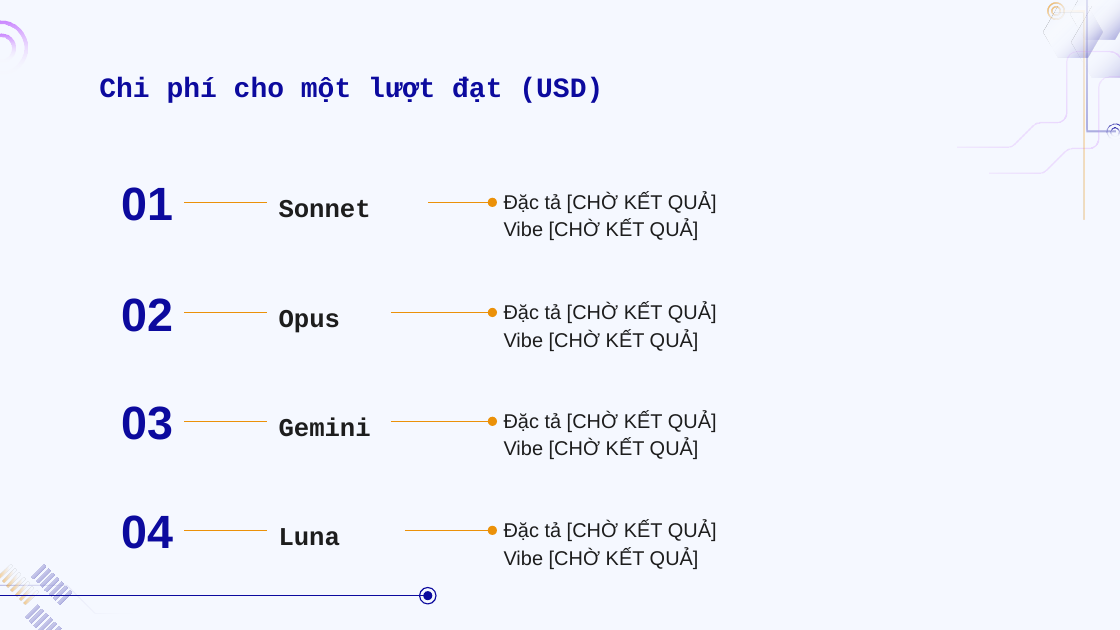
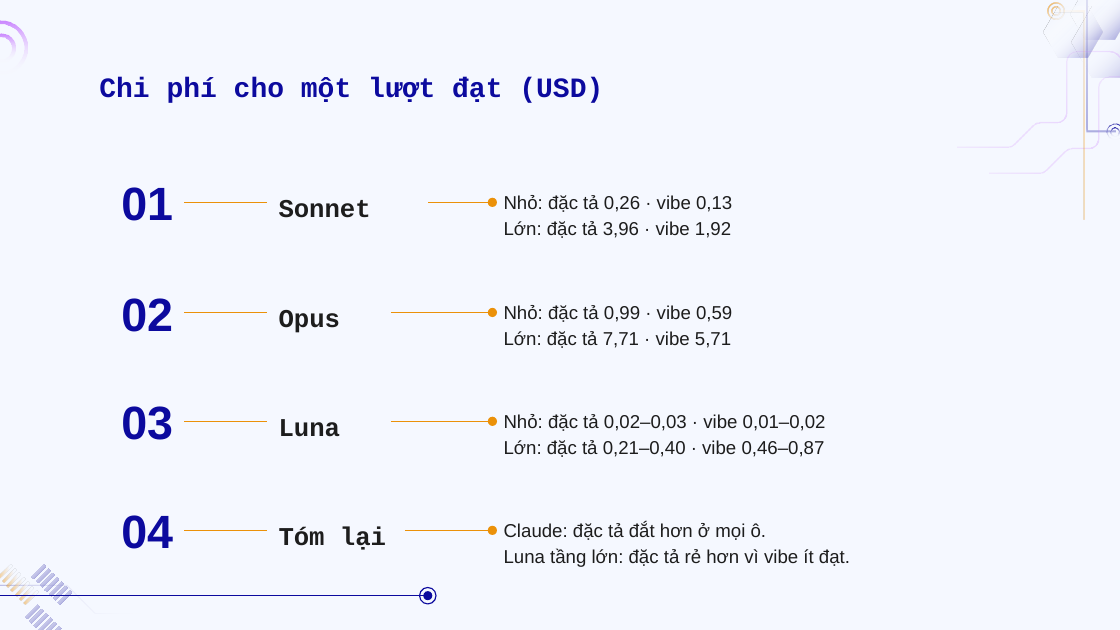
Before and after one commit to doanan293/vipharmind-ai-sdlc-study, a slide deck: slide 20 of docs/presentation/vipharmind-slides.pptx (slide 19 before the commit). Drawn at 1120x630 pixels with LibreOffice and Linux fonts; fonts in the diff are those of the drawing; background and template pictures are left out. Boxes give left, top, right and bottom in pixels: in the first picture for what was removed or moved away, otherwise in the second. Text is boxed around its words. In the diff, an @@ line names an element or a change of style, - is before the commit and + after.

```diff
--- a/docs/presentation/vipharmind-slides.pptx
+++ b/docs/presentation/vipharmind-slides.pptx
@@ text at bbox=[504, 195, 732, 238]: text changed; size 12.8 to 12 pt @@
-Đặc tả [CHỜ KẾT QUẢ]
-Vibe [CHỜ KẾT QUẢ]
+Nhỏ: đặc tả 0,26 · vibe 0,13
+Lớn: đặc tả 3,96 · vibe 1,92
@@ text at bbox=[504, 305, 732, 348]: text changed; size 12.8 to 12 pt @@
-Đặc tả [CHỜ KẾT QUẢ]
-Vibe [CHỜ KẾT QUẢ]
+Nhỏ: đặc tả 0,99 · vibe 0,59
+Lớn: đặc tả 7,71 · vibe 5,71
@@ text at bbox=[279, 419, 340, 437]: text changed @@
-Gemini
+Luna
@@ text at bbox=[504, 414, 826, 457]: text changed; size 12.8 to 12 pt @@
-Đặc tả [CHỜ KẾT QUẢ]
-Vibe [CHỜ KẾT QUẢ]
+Nhỏ: đặc tả 0,02–0,03 · vibe 0,01–0,02
+Lớn: đặc tả 0,21–0,40 · vibe 0,46–0,87
@@ text at bbox=[279, 526, 386, 550]: text changed @@
-Luna
+Tóm lại
@@ text at bbox=[504, 523, 850, 567]: text changed; size 12.8 to 12 pt @@
-Đặc tả [CHỜ KẾT QUẢ]
-Vibe [CHỜ KẾT QUẢ]
+Claude: đặc tả đắt hơn ở mọi ô.
+Luna tầng lớn: đặc tả rẻ hơn vì vibe ít đạt.
```
Also in this commit, not shown: 9 other slides changed, 3 slides added, 1 slide removed, 4 other files.
